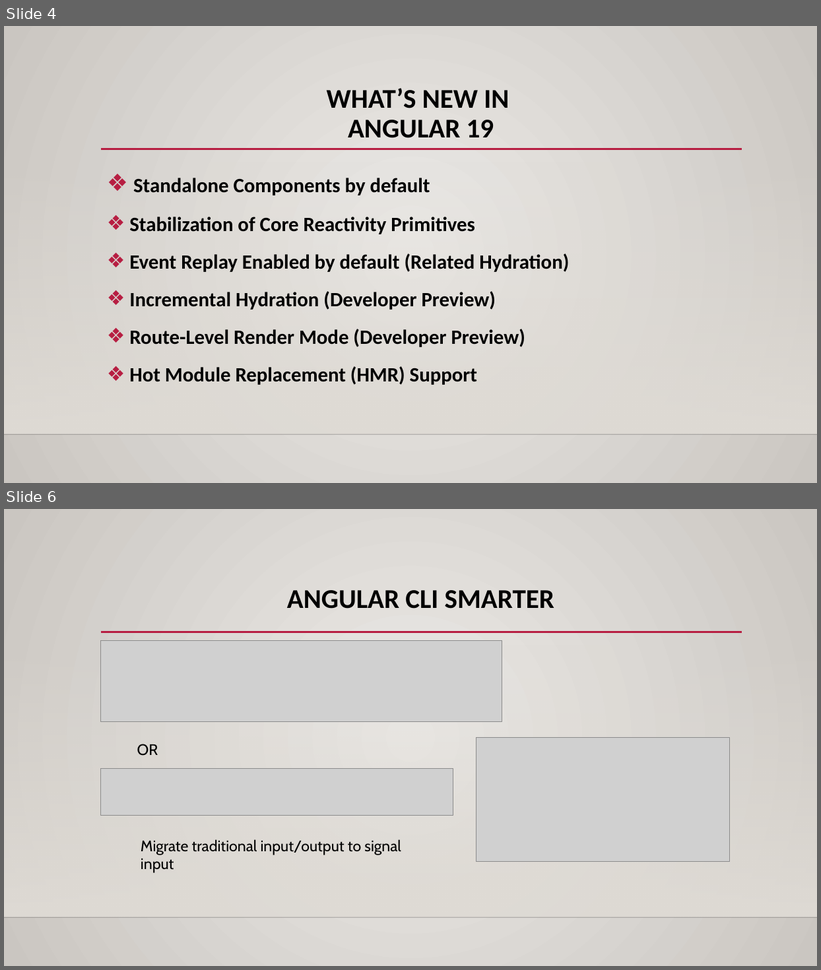
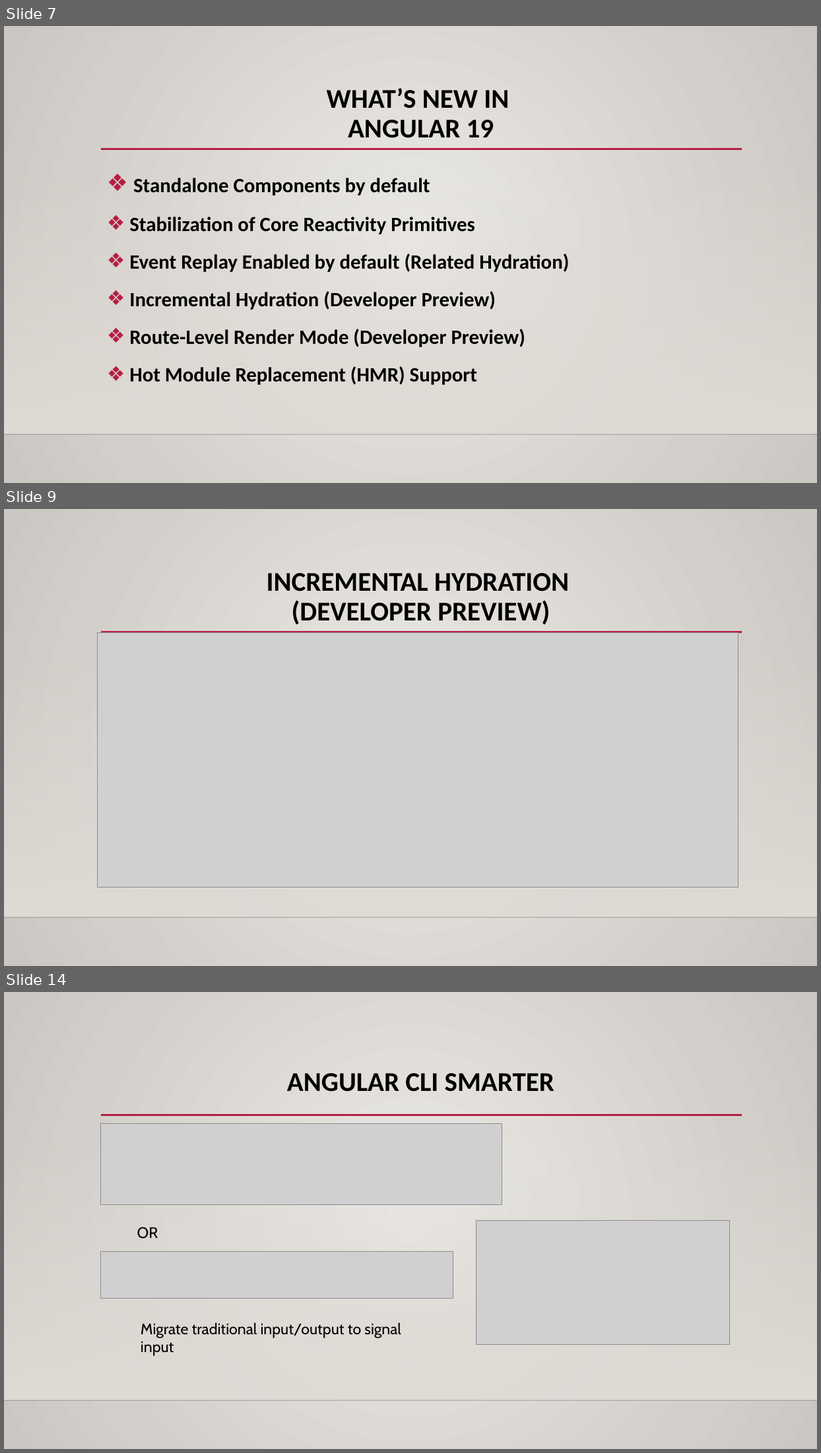
Before and after one commit to TriBuiQuang/demo_angular_19, a slide deck: Presentation2.pptx. Shown one above the other, each under a label of ours: slides 4 and 6 before the commit, slides 7, 9 and 14 after it; the slides between them are not shown. The pictures are 821x970 and 821x1453 pixels, drawn with LibreOffice and Linux fonts; fonts in the diff are those of the drawing; grey boxes stand for pictures; background and template pictures are left out. Boxes give left, top, right and bottom in pixels: in the first picture for what was removed or moved away, otherwise in the second. Text is boxed around its words. In the diff, an @@ line names an element or a change of style, - is before the commit and + after.

```diff
--- a/Presentation2.pptx
+++ b/Presentation2.pptx
@@ slide 9 added at [4,509,817,966], background gradient #ECEAE7 to #CAC7C1; not listed: 3 template elements that a slide beside it also shows @@
@@ title added at [267,573,569,625], 32 pt, text #000000, bold @@
+INCREMENTAL HYDRATION
+(DEVELOPER PREVIEW)
@@ picture added at [97,633,738,888] @@
@@ what was slide 4 is now slide 7 @@
@@ what was slide 6 is now slide 14 @@
```
Also in this commit, not shown: 2 slides changed, 7 other slides added, 1 other file.
